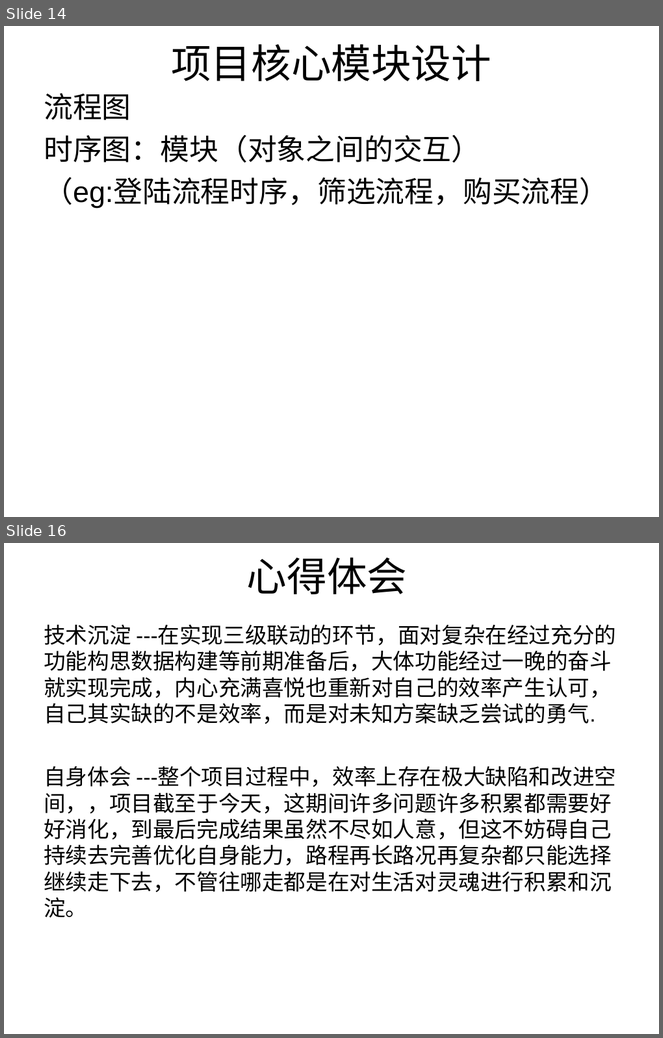
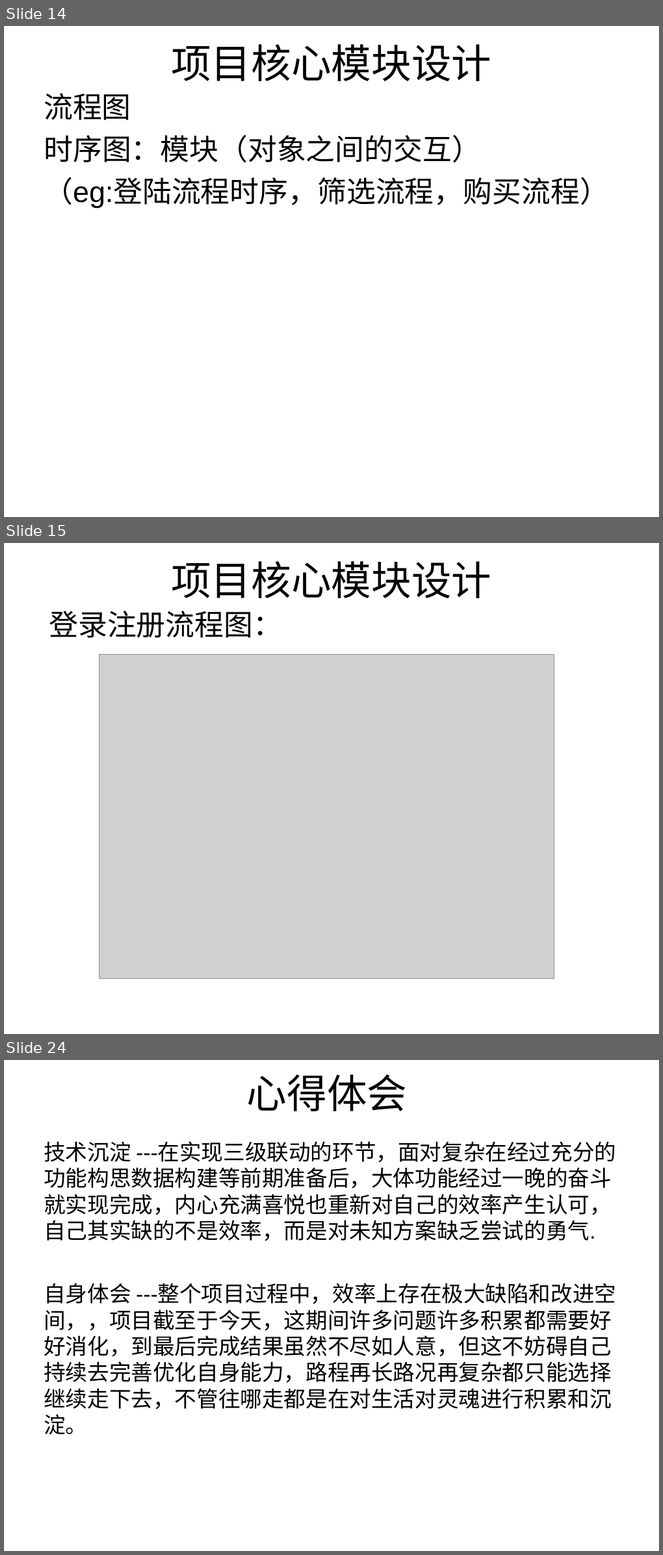
Before and after one commit to chuntong007/CY-work, a slide deck: 一阶项目文件/hx180310林春通一阶评审ppt模板.ppt. Shown one above the other, each under a label of ours: slides 14 and 16 before the commit, slides 14, 15 and 24 after it; the slides between them are not shown. The pictures are 663x1038 and 663x1555 pixels, drawn with LibreOffice and Linux fonts; fonts in the diff are those of the drawing; grey boxes stand for pictures; background and template pictures are left out. Boxes give left, top, right and bottom in pixels: in the first picture for what was removed or moved away, otherwise in the second. Text is boxed around its words. In the diff, an @@ line names an element or a change of style, - is before the commit and + after.

```diff
--- a/一阶项目文件/hx180310林春通一阶评审ppt模板.ppt
+++ b/一阶项目文件/hx180310林春通一阶评审ppt模板.ppt
@@ slide 15 added at (x1=4, y1=543, x2=659, y2=1034), background picture (left out) @@
@@ title added at (x1=171, y1=561, x2=492, y2=598), 44 pt, text #000000 @@
+项目核心模块设计
@@ text added at (x1=49, y1=611, x2=282, y2=638), 32 pt, text #000000 @@
+登录注册流程图：
@@ picture added at (x1=100, y1=654, x2=555, y2=979) @@
@@ what was slide 16 is now slide 24 @@
```
Also in this commit, not shown: 7 slides changed, 8 other slides added, 1 slide removed, 6 other files.
